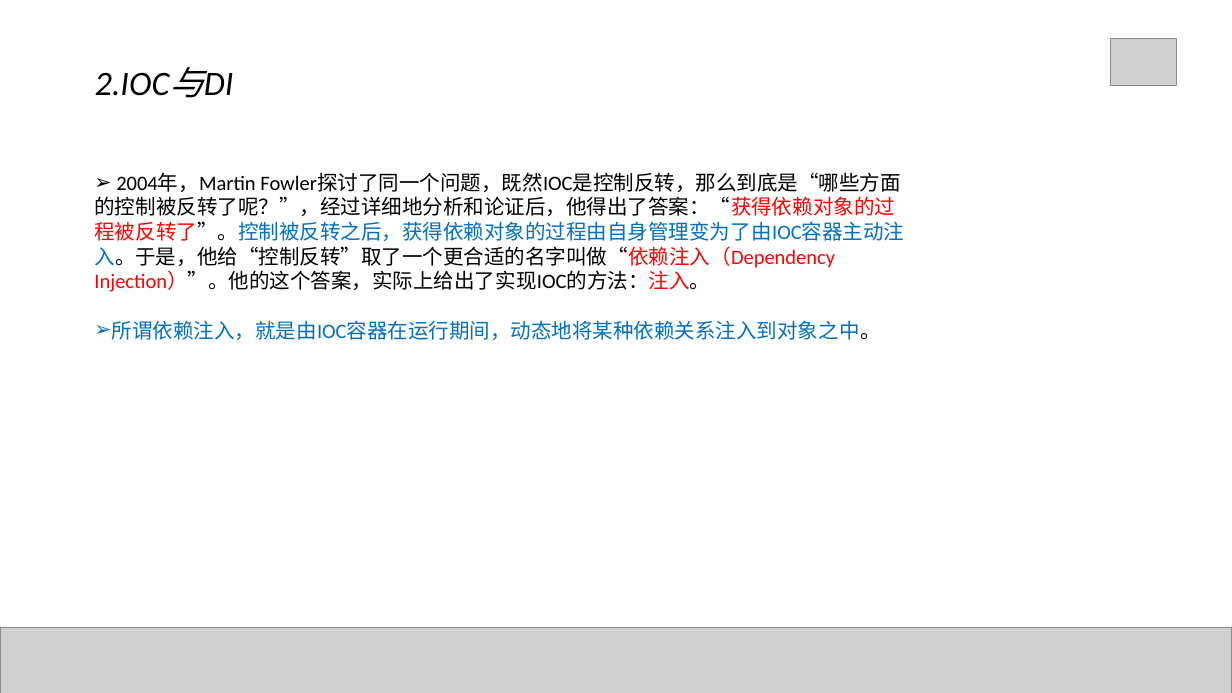
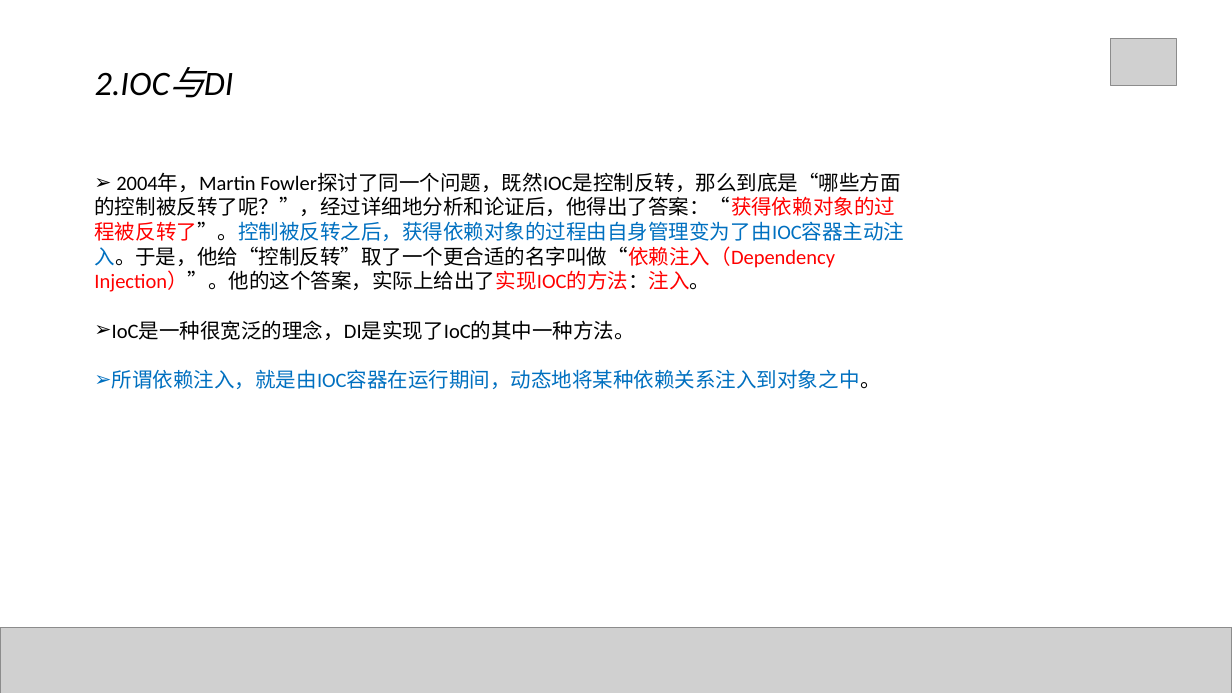
Before and after one commit to Mrchensama/DependenceInjection, a slide deck: slide 7 of 陈胡-依赖注入.pptx. Drawn at 1232x693 pixels with LibreOffice and Linux fonts; fonts in the diff are those of the drawing; grey boxes stand for pictures. Boxes give left, top, right and bottom in pixels: in the first picture for what was removed or moved away, otherwise in the second. Text is boxed around its words. In the diff, an @@ line names an element or a change of style, - is before the commit and + after.

```diff
--- a/陈胡-依赖注入.pptx
+++ b/陈胡-依赖注入.pptx
@@ text at bbox=[94, 173, 904, 292]: text colour #000000 to #FF0000 in "Injection）”。他的这个答案，实际上给出了实现IOC的方法：注入。" @@
@@ text at bbox=[112, 321, 635, 340]: paragraph added @@
+➢ IoC是一种很宽泛的理念，DI是实现了IoC的其中一种方法。
```
Also in this commit, not shown: 14 other slides changed, 8 slides added, 2 slides removed, 5 other files.
